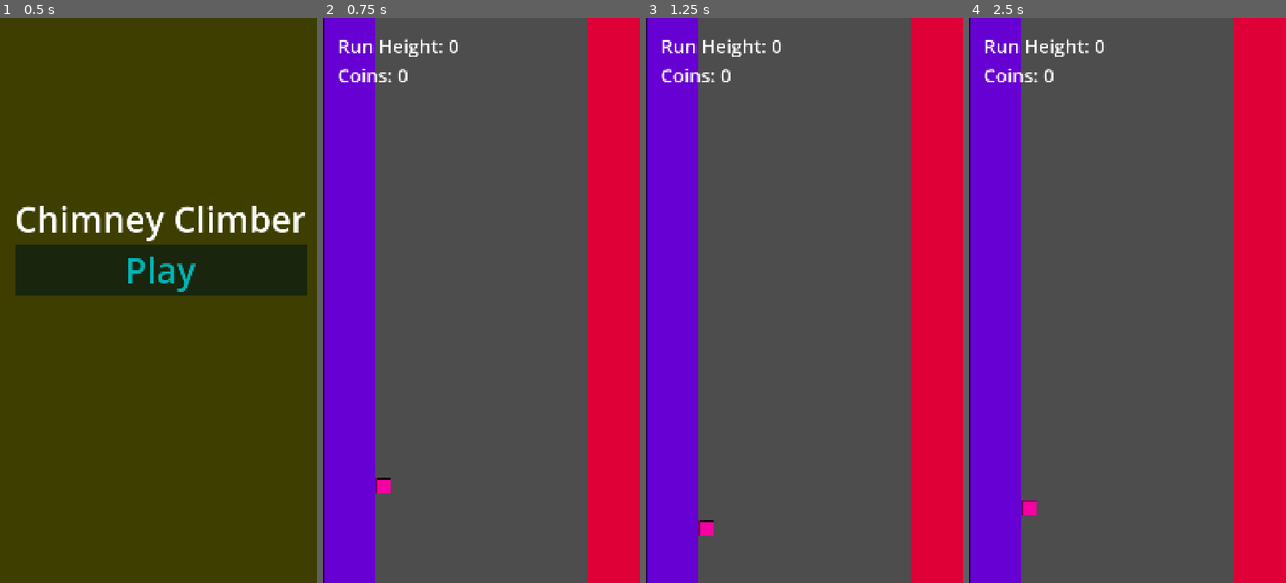
Above: before the commit, frames 1-4 (left to right).
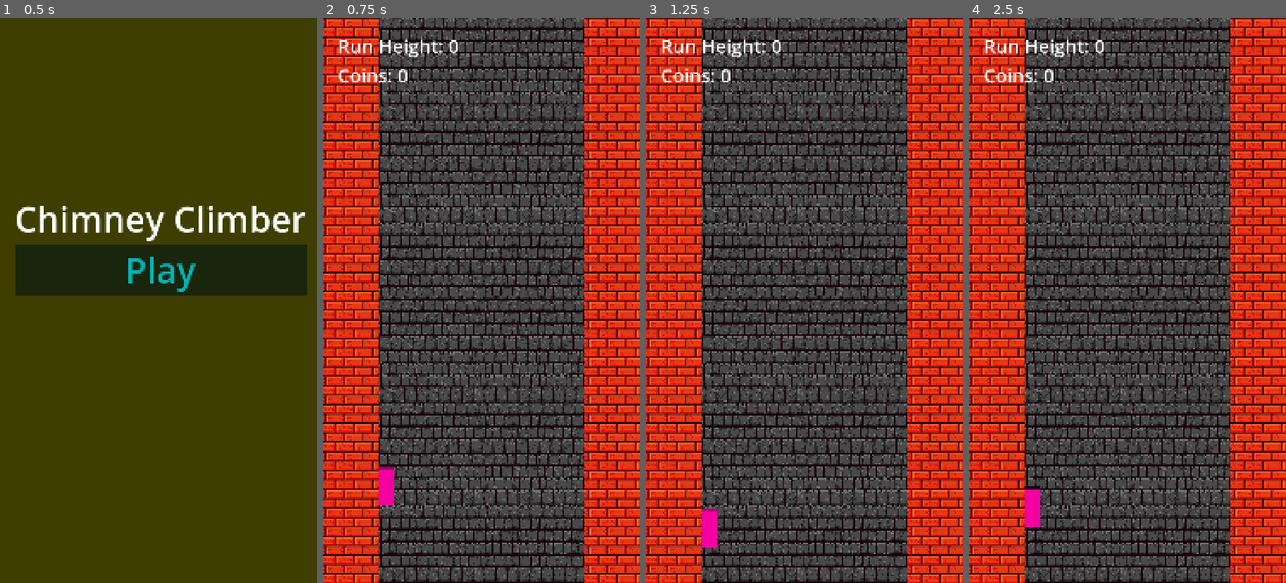
Above: after the commit, the same moments.

Repository: GeorgeCorbin/chimney-climber
Game: Godot game, scene res://startmenu.tscn
Two runs of this game, one before a commit and one after it. Both use one fixed random seed, a clock stepped at 60 frames per second and the inputs below.
Inputs (mouse positions are in pixels of both pictures, inside the frame that each line leads up to):
- Up to frame 1 (0.5 s): no input
- Up to frame 2 (0.75 s): click "Play" at 0.5 s
- Up to frame 3 (1.25 s): no input
- Up to frame 4 (2.5 s): tap Enter at 1.25, 1.35 s; move the mouse to (1197, 272) at 1.27 s; click (1197, 272) at 1.42 s; click "Restart" at 2 s

Frame 1 is identical in both runs. In frame 2, 65% of the frame differs, in the area x 0-100%, y 0-100%; in frame 3, 65%; in frame 4, 65%.

Commit message:
Added graphics

Diff:
--- a/Coin.tscn
+++ b/Coin.tscn
@@ -1,12 +1,41 @@
 [gd_scene format=3 uid="uid://8hwo3hh3vxsf"]
 
 [ext_resource type="Script" uid="uid://6wp6ings8fr0" path="res://coin.gd" id="1_h5dih"]
+[ext_resource type="Texture2D" uid="uid://dwulhda6uu3v6" path="res://chimney climber sprites/coin/frame0.png" id="2_vjcl1"]
+[ext_resource type="Texture2D" uid="uid://bx520063md0ew" path="res://chimney climber sprites/coin/frame1.png" id="3_xe4v2"]
+[ext_resource type="Texture2D" uid="uid://cxxbbwmraad8r" path="res://chimney climber sprites/coin/frame2.png" id="4_esark"]
+[ext_resource type="Texture2D" uid="uid://duqrdjvxknq0j" path="res://chimney climber sprites/coin/frame3.png" id="5_5xfxd"]
+[ext_resource type="Texture2D" uid="uid://dvp52fk7nqb2g" path="res://chimney climber sprites/coin/frame4.png" id="6_eys37"]
+[ext_resource type="Texture2D" uid="uid://cvptcydnucwmp" path="res://chimney climber sprites/coin/frame5.png" id="7_o2a8u"]
+[ext_resource type="Texture2D" uid="uid://b4nkx5cd5gbe" path="res://chimney climber sprites/coin/frame6.png" id="8_b0knj"]
+[ext_resource type="Texture2D" uid="uid://niflryj3w72u" path="res://chimney climber sprites/coin/frame7.png" id="9_mt5t0"]
+[ext_resource type="Texture2D" uid="uid://bpfdprkxk3hre" path="res://chimney climber sprites/coin/frame8.png" id="10_rk4q4"]
 
 [sub_resource type="CircleShape2D" id="CircleShape2D_ou7jl"]
 
-[sub_resource type="PlaceholderTexture2D" id="PlaceholderTexture2D_ufda5"]
+[sub_resource type="AnimatedTexture" id="AnimatedTexture_4k02p"]
+frames = 9
+frame_0/texture = ExtResource("2_vjcl1")
+frame_0/duration = 0.1
+frame_1/texture = ExtResource("3_xe4v2")
+frame_1/duration = 0.1
+frame_2/texture = ExtResource("4_esark")
+frame_2/duration = 0.1
+frame_3/texture = ExtResource("5_5xfxd")
+frame_3/duration = 0.1
+frame_4/texture = ExtResource("6_eys37")
+frame_4/duration = 0.1
+frame_5/texture = ExtResource("7_o2a8u")
+frame_5/duration = 0.1
+frame_6/texture = ExtResource("8_b0knj")
+frame_6/duration = 0.1
+frame_7/texture = ExtResource("9_mt5t0")
+frame_7/duration = 0.1
+frame_8/texture = ExtResource("10_rk4q4")
+frame_8/duration = 0.1
 
 [node name="Coin" type="Area2D" unique_id=1392415730]
+scale = Vector2(3, 3)
 collision_layer = 2
 script = ExtResource("1_h5dih")
 
@@ -15,5 +44,4 @@
 
 [node name="Sprite2D" type="Sprite2D" parent="." unique_id=1981047801]
 modulate = Color(0.8672423, 0.8670306, 0, 1)
-scale = Vector2(20, 20)
-texture = SubResource("PlaceholderTexture2D_ufda5")
+texture = SubResource("AnimatedTexture_4k02p")
--- /dev/null
+++ b/bg.gd
@@ -0,0 +1,57 @@
+extends Node2D
+
+@export var camera_path: NodePath
+@onready var cam: Camera2D = get_node(camera_path)
+
+@onready var bgs: Array[Sprite2D] = [
+	$BG1 as Sprite2D,
+	$BG2 as Sprite2D,
+	$BG3 as Sprite2D
+]
+
+@export var keep_ahead: float = 1000.0
+
+var step_y: float = 0.0  # spacing between tiles (positive number)
+
+func _ready() -> void:
+	# spacing based on your perfect editor placement
+	step_y = abs(bgs[0].global_position.y - bgs[1].global_position.y)
+
+	# optional: snap initial to pixel grid
+	for s in bgs:
+		s.global_position.y = round(s.global_position.y)
+
+func _physics_process(_delta: float) -> void:
+	_recycle()
+
+func _recycle() -> void:
+	var cam_y := cam.global_position.y
+
+	while true:
+		var top := _top_tile()
+		var bottom := _bottom_tile()
+
+		# Compute "top edge" using your step spacing (Centered ON assumption)
+		var top_edge := top.global_position.y - step_y * 0.5
+
+		# Ensure we have enough background above the camera
+		if top_edge <= cam_y - keep_ahead:
+			break
+
+		# Move bottom above top by exactly your discovered spacing
+		bottom.global_position.y = top.global_position.y - step_y
+		bottom.global_position.y = round(bottom.global_position.y)
+
+func _top_tile() -> Sprite2D:
+	var t := bgs[0]
+	for s in bgs:
+		if s.global_position.y < t.global_position.y:
+			t = s
+	return t
+
+func _bottom_tile() -> Sprite2D:
+	var b := bgs[0]
+	for s in bgs:
+		if s.global_position.y > b.global_position.y:
+			b = s
+	return b
--- a/coin_spawner.gd
+++ b/coin_spawner.gd
@@ -9,8 +9,8 @@
 @export var spawn_spacing_max: float = 520.0
 
 # chimney bounds (set these to match your playable gap)
-@export var min_x: float = 200.0
-@export var max_x: float = 880.0
+@export var min_x: float = -320.0 #200
+@export var max_x: float = 320 #880
 
 @onready var cam: Camera2D = get_node(camera_path) as Camera2D
 
@@ -31,6 +31,7 @@
 	# If camera moved up enough, keep spawning further up
 	while next_spawn_y > cam.global_position.y - spawn_ahead:
 		_spawn_coin_at(next_spawn_y)
+		print(next_spawn_y)
 		next_spawn_y -= randf_range(spawn_spacing_min, spawn_spacing_max)
 
 func _spawn_coin_at(y: float) -> void:
--- a/game.tscn
+++ b/game.tscn
@@ -2,10 +2,83 @@
 
 [ext_resource type="Script" uid="uid://cq5vs6eescqru" path="res://camera_script.gd" id="1_e2o6t"]
 [ext_resource type="Script" uid="uid://8wpa1b8hrr1r" path="res://player_script.gd" id="2_feb5d"]
+[ext_resource type="Script" uid="uid://jw060m5r82ig" path="res://bg.gd" id="2_j5wjh"]
 [ext_resource type="Script" uid="uid://bblb21xdxrg54" path="res://WallLooper.gd" id="2_ryrav"]
 [ext_resource type="Script" uid="uid://drs7cflrtbm8m" path="res://hud.gd" id="3_feb5d"]
+[ext_resource type="Texture2D" uid="uid://b5gy1ytxyt4gm" path="res://chimney climber sprites/Dungeon_brick_wall_grey.png.png" id="3_vef74"]
 [ext_resource type="Script" uid="uid://cibwrsyf3ituf" path="res://coin_spawner.gd" id="4_fc0e3"]
 [ext_resource type="PackedScene" uid="uid://8hwo3hh3vxsf" path="res://Coin.tscn" id="5_7jktm"]
+[ext_resource type="Texture2D" uid="uid://c5jiskxlxq2l5" path="res://chimney climber sprites/bricks.png" id="6_iotsf"]
+[ext_resource type="Texture2D" uid="uid://cp6hfj7jhbkx1" path="res://chimney climber sprites/bricks_128.png" id="6_lc2xo"]
+[ext_resource type="Script" uid="uid://b5eukoua7jwdp" path="res://wall_visuals.gd" id="6_mfdv2"]
+[ext_resource type="Texture2D" uid="uid://b02x4cmk6popi" path="res://chimney climber sprites/bricks_256.png" id="7_iotsf"]
+[ext_resource type="Texture2D" uid="uid://ddcdimgk5gwrn" path="res://chimney climber sprites/bricks_crack_128.png" id="8_lc2xo"]
+
+[sub_resource type="TileSetAtlasSource" id="TileSetAtlasSource_hve3p"]
+texture = ExtResource("6_iotsf")
+texture_region_size = Vector2i(64, 64)
+0:0/0 = 0
+1:0/0 = 0
+2:0/0 = 0
+3:0/0 = 0
+0:1/0 = 0
+1:1/0 = 0
+2:1/0 = 0
+3:1/0 = 0
+0:2/0 = 0
+1:2/0 = 0
+2:2/0 = 0
+3:2/0 = 0
+0:3/0 = 0
+1:3/0 = 0
+2:3/0 = 0
+3:3/0 = 0
+
+[sub_resource type="TileSetAtlasSource" id="TileSetAtlasSource_215e1"]
+texture = ExtResource("6_lc2xo")
+texture_region_size = Vector2i(64, 64)
+0:0/0 = 0
+1:0/0 = 0
+0:1/0 = 0
+1:1/0 = 0
+
+[sub_resource type="TileSetAtlasSource" id="TileSetAtlasSource_lc2xo"]
+texture = ExtResource("7_iotsf")
+texture_region_size = Vector2i(128, 128)
+0:0/0 = 0
+1:0/0 = 0
+2:0/0 = 0
+3:0/0 = 0
+0:1/0 = 0
+1:1/0 = 0
+2:1/0 = 0
+3:1/0 = 0
+0:2/0 = 0
+1:2/0 = 0
+2:2/0 = 0
+3:2/0 = 0
+0:3/0 = 0
+1:3/0 = 0
+2:3/0 = 0
+3:3/0 = 0
+
+[sub_resource type="TileSetAtlasSource" id="TileSetAtlasSource_7sc4i"]
+texture = ExtResource("8_lc2xo")
+texture_region_size = Vector2i(128, 128)
+0:0/0 = 0
+
+[sub_resource type="TileSet" id="TileSet_mfdv2"]
+tile_size = Vector2i(64, 64)
+sources/0 = SubResource("TileSetAtlasSource_hve3p")
+sources/1 = SubResource("TileSetAtlasSource_215e1")
+sources/3 = SubResource("TileSetAtlasSource_lc2xo")
+sources/4 = SubResource("TileSetAtlasSource_7sc4i")
+
+[sub_resource type="RectangleShape2D" id="RectangleShape2D_ig7tw"]
+size = Vector2(180, 4000)
+
+[sub_resource type="PlaceholderTexture2D" id="PlaceholderTexture2D_h2yge"]
+size = Vector2(180, 4000)
 
 [sub_resource type="RectangleShape2D" id="RectangleShape2D_7dm0k"]
 size = Vector2(180, 4000)
@@ -13,15 +86,10 @@
 [sub_resource type="PlaceholderTexture2D" id="PlaceholderTexture2D_0xm2m"]
 size = Vector2(180, 4000)
 
-[sub_resource type="RectangleShape2D" id="RectangleShape2D_ig7tw"]
-size = Vector2(180, 4000)
-
-[sub_resource type="PlaceholderTexture2D" id="PlaceholderTexture2D_h2yge"]
-size = Vector2(180, 4000)
-
 [sub_resource type="CapsuleShape2D" id="CapsuleShape2D_7dm0k"]
-radius = 25.0
-height = 50.0
+custom_solver_bias = 0.277
+radius = 36.0
+height = 150.0
 
 [sub_resource type="PlaceholderTexture2D" id="PlaceholderTexture2D_1bvp3"]
 size = Vector2(50, 50)
@@ -33,73 +101,109 @@
 script = ExtResource("1_e2o6t")
 follow_node = NodePath("../World/Player")
 
+[node name="Parallax2D" type="Parallax2D" parent="." unique_id=959797196]
+scroll_scale = Vector2(0.3, 0.3)
+
+[node name="BG" type="Node2D" parent="Parallax2D" unique_id=1238900162]
+position = Vector2(540, 1080)
+scale = Vector2(0.56, 1)
+script = ExtResource("2_j5wjh")
+camera_path = NodePath("../../Camera2D")
+
+[node name="BG1" type="Sprite2D" parent="Parallax2D/BG" unique_id=877805109]
+position = Vector2(0, -4)
+texture = ExtResource("3_vef74")
+
+[node name="BG2" type="Sprite2D" parent="Parallax2D/BG" unique_id=1370110482]
+position = Vector2(0, 956)
+texture = ExtResource("3_vef74")
+
+[node name="BG3" type="Sprite2D" parent="Parallax2D/BG" unique_id=896626661]
+position = Vector2(0, 1965)
+texture = ExtResource("3_vef74")
+
 [node name="World" type="Node2D" parent="." unique_id=2044397103]
 script = ExtResource("2_ryrav")
+left_a_path = NodePath("WallVisuals/LeftWallA")
+left_b_path = NodePath("WallVisuals/LeftWallB")
+right_a_path = NodePath("WallVisuals/RightWallA")
+right_b_path = NodePath("WallVisuals/RightWallB")
+player_path = NodePath("Player")
+
+[node name="WallVisuals" type="TileMapLayer" parent="World" unique_id=718662497]
+tile_set = SubResource("TileSet_mfdv2")
+collision_enabled = false
+script = ExtResource("6_mfdv2")
 left_a_path = NodePath("LeftWallA")
 left_b_path = NodePath("LeftWallB")
 right_a_path = NodePath("RightWallA")
 right_b_path = NodePath("RightWallB")
-player_path = NodePath("Player")
-
-[node name="LeftWallA" type="StaticBody2D" parent="World" unique_id=1332721228]
+inside_nudge_px = -70.0
+
+[node name="RightWallA" type="StaticBody2D" parent="World/WallVisuals" unique_id=1496680647]
+position = Vector2(450, 960)
+
+[node name="CollisionShape2D" type="CollisionShape2D" parent="World/WallVisuals/RightWallA" unique_id=1710045969]
+position = Vector2(0, -2000)
+shape = SubResource("RectangleShape2D_ig7tw")
+
+[node name="Sprite2D" type="Sprite2D" parent="World/WallVisuals/RightWallA" unique_id=1581318261]
+visible = false
+position = Vector2(0, -2000)
+texture = SubResource("PlaceholderTexture2D_h2yge")
+
+[node name="RightWallB" type="StaticBody2D" parent="World/WallVisuals" unique_id=83327760]
+position = Vector2(450, -2960)
+
+[node name="CollisionShape2D" type="CollisionShape2D" parent="World/WallVisuals/RightWallB" unique_id=1060408078]
+position = Vector2(0, -2000)
+shape = SubResource("RectangleShape2D_ig7tw")
+
+[node name="Sprite2D" type="Sprite2D" parent="World/WallVisuals/RightWallB" unique_id=1179596755]
+visible = false
+modulate = Color(0.13725491, 0.38039216, 0, 1)
+position = Vector2(0, -2000)
+texture = SubResource("PlaceholderTexture2D_h2yge")
+
+[node name="LeftWallA" type="StaticBody2D" parent="World/WallVisuals" unique_id=1332721228]
 position = Vector2(-450, 960)
 
-[node name="CollisionShape2D" type="CollisionShape2D" parent="World/LeftWallA" unique_id=1574033079]
+[node name="CollisionShape2D" type="CollisionShape2D" parent="World/WallVisuals/LeftWallA" unique_id=1574033079]
 position = Vector2(0, -2000)
 shape = SubResource("RectangleShape2D_7dm0k")
 
-[node name="Sprite2D" type="Sprite2D" parent="World/LeftWallA" unique_id=696365058]
+[node name="Sprite2D" type="Sprite2D" parent="World/WallVisuals/LeftWallA" unique_id=696365058]
+visible = false
 modulate = Color(0.40108547, 0.17328182, 0.8253754, 1)
 position = Vector2(0, -2000)
 texture = SubResource("PlaceholderTexture2D_0xm2m")
 
-[node name="LeftWallB" type="StaticBody2D" parent="World" unique_id=714291460]
+[node name="LeftWallB" type="StaticBody2D" parent="World/WallVisuals" unique_id=714291460]
 position = Vector2(-450, -2960)
 
-[node name="CollisionShape2D" type="CollisionShape2D" parent="World/LeftWallB" unique_id=583810999]
+[node name="CollisionShape2D" type="CollisionShape2D" parent="World/WallVisuals/LeftWallB" unique_id=583810999]
 position = Vector2(0, -2000)
 shape = SubResource("RectangleShape2D_7dm0k")
 
-[node name="Sprite2D" type="Sprite2D" parent="World/LeftWallB" unique_id=1008632483]
+[node name="Sprite2D" type="Sprite2D" parent="World/WallVisuals/LeftWallB" unique_id=1008632483]
+visible = false
 modulate = Color(0, 0.38039216, 0.6392157, 1)
 position = Vector2(0, -2000)
 texture = SubResource("PlaceholderTexture2D_0xm2m")
-
-[node name="RightWallA" type="StaticBody2D" parent="World" unique_id=1496680647]
-position = Vector2(450, 960)
-
-[node name="CollisionShape2D" type="CollisionShape2D" parent="World/RightWallA" unique_id=1710045969]
-position = Vector2(0, -2000)
-shape = SubResource("RectangleShape2D_ig7tw")
-
-[node name="Sprite2D" type="Sprite2D" parent="World/RightWallA" unique_id=1581318261]
-modulate = Color(0.874156, 0.52429944, 0.21414211, 1)
-position = Vector2(0, -2000)
-texture = SubResource("PlaceholderTexture2D_h2yge")
-
-[node name="RightWallB" type="StaticBody2D" parent="World" unique_id=83327760]
-position = Vector2(450, -2960)
-
-[node name="CollisionShape2D" type="CollisionShape2D" parent="World/RightWallB" unique_id=1060408078]
-position = Vector2(0, -2000)
-shape = SubResource("RectangleShape2D_ig7tw")
-
-[node name="Sprite2D" type="Sprite2D" parent="World/RightWallB" unique_id=1179596755]
-modulate = Color(0.13725491, 0.38039216, 0, 1)
-position = Vector2(0, -2000)
-texture = SubResource("PlaceholderTexture2D_h2yge")
 
 [node name="Player" type="CharacterBody2D" parent="World" unique_id=962922376]
 position = Vector2(0, 950)
 script = ExtResource("2_feb5d")
-left_wall_path = NodePath("../LeftWallA")
-right_wall_path = NodePath("../RightWallA")
+left_wall_path = NodePath("../WallVisuals/LeftWallA")
+right_wall_path = NodePath("../WallVisuals/RightWallA")
 
 [node name="CollisionShape2D" type="CollisionShape2D" parent="World/Player" unique_id=1055689105]
 shape = SubResource("CapsuleShape2D_7dm0k")
 
 [node name="Sprite2D" type="Sprite2D" parent="World/Player/CollisionShape2D" unique_id=276641410]
 modulate = Color(0.9607843, 0.38039216, 0.6392157, 1)
+position = Vector2(0, -0.49998856)
+scale = Vector2(1, 2.7000005)
 texture = SubResource("PlaceholderTexture2D_1bvp3")
 
 [node name="HUD" type="CanvasLayer" parent="." unique_id=1324117842]
--- /dev/null
+++ b/wall_visuals.gd
@@ -0,0 +1,74 @@
+extends TileMapLayer
+
+@export var left_a_path: NodePath
+@export var left_b_path: NodePath
+@export var right_a_path: NodePath
+@export var right_b_path: NodePath
+
+# Tile to paint
+@export var source_id: int = 4
+@export var atlas_coords: Vector2i = Vector2i(0, 0)
+
+# How many tile columns thick the wall should be (INWARD ONLY)
+@export var wall_thickness_tiles: int = 2
+
+# Optional: tiny inward nudge to avoid edge rounding seams
+@export var inside_nudge_px: float = 0.0
+
+@onready var left_a: Node2D = get_node_or_null(left_a_path)
+@onready var left_b: Node2D = get_node_or_null(left_b_path)
+@onready var right_a: Node2D = get_node_or_null(right_a_path)
+@onready var right_b: Node2D = get_node_or_null(right_b_path)
+
+func _ready() -> void:
+	redraw_all()
+
+func _physics_process(_delta: float) -> void:
+	# Safe for now; later you can redraw only when walls recycle
+	redraw_all()
+
+func redraw_all() -> void:
+	clear()
+	if left_a: _paint_wall(left_a, true)
+	if left_b: _paint_wall(left_b, true)
+	if right_a: _paint_wall(right_a, false)
+	if right_b: _paint_wall(right_b, false)
+
+func _paint_wall(wall: Node2D, is_left_wall: bool) -> void:
+	var cs := wall.get_node_or_null("CollisionShape2D") as CollisionShape2D
+	if cs == null:
+		return
+
+	var rect := cs.shape as RectangleShape2D
+	if rect == null:
+		return
+
+	# ---- WORLD bounds of collision ----
+	var half := rect.size * 0.5
+	var top_y := cs.global_position.y - half.y
+	var bot_y := cs.global_position.y + half.y
+
+	var left_x := cs.global_position.x - half.x
+	var right_x := cs.global_position.x + half.x
+
+	# Inner edge (facing play area)
+	var inner_x: float = right_x if is_left_wall else left_x
+	inner_x += inside_nudge_px if is_left_wall else -inside_nudge_px
+
+	# ---- Convert vertical span to tile rows ----
+	var c_top: Vector2i = local_to_map(to_local(Vector2(inner_x, top_y)))
+	var c_bot: Vector2i = local_to_map(to_local(Vector2(inner_x, bot_y)))
+
+	var y0: int = min(c_top.y, c_bot.y)
+	var y1: int = max(c_top.y, c_bot.y)
+
+	# ---- Anchor X EXACTLY on inner edge ----
+	var base_cell: Vector2i = local_to_map(
+		to_local(Vector2(inner_x, cs.global_position.y))
+	)
+
+	# ---- Paint INWARD ONLY (never outward) ----
+	for y in range(y0, y1 + 1):
+		for t in range(wall_thickness_tiles):
+			var x: int = base_cell.x - t if is_left_wall else base_cell.x + t
+			set_cell(Vector2i(x, y), source_id, atlas_coords)
Not shown, added: bg.gd.uid
Binary file added: chimney climber sprites/5 2/Untitled.png
Not shown, added: chimney climber sprites/5 2/Untitled.png.import
Binary file added: chimney climber sprites/5 2/bricks_crack.png
Not shown, added: chimney climber sprites/5 2/bricks_crack.png.import
Binary file added: chimney climber sprites/5 2/bricks_deep.png
Not shown, added: chimney climber sprites/5 2/bricks_deep.png.import
Binary file added: chimney climber sprites/5 2/bricks_deep_crack.png
Not shown, added: chimney climber sprites/5 2/bricks_deep_crack.png.import
Binary file added: chimney climber sprites/5 2/bricks_deep_key.png
Not shown, added: chimney climber sprites/5 2/bricks_deep_key.png.import
Binary file added: chimney climber sprites/5 2/bricks_deep_key_dent.png
(and 461 more such lines)
